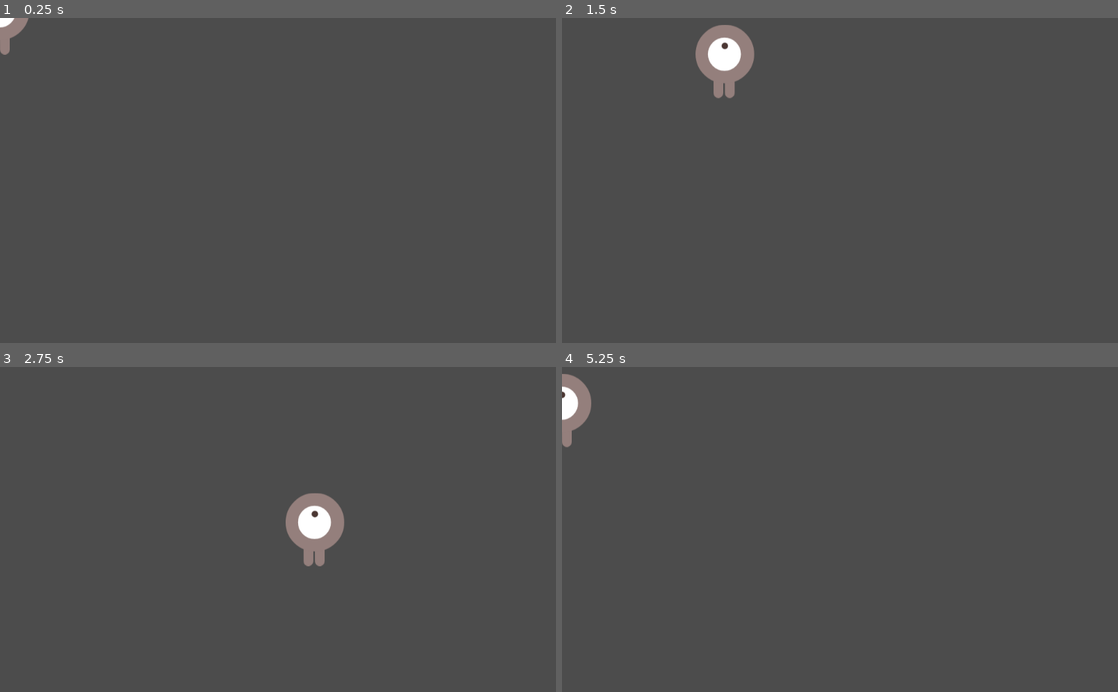
Above: before the commit, frames 1-4 (two rows, left to right).
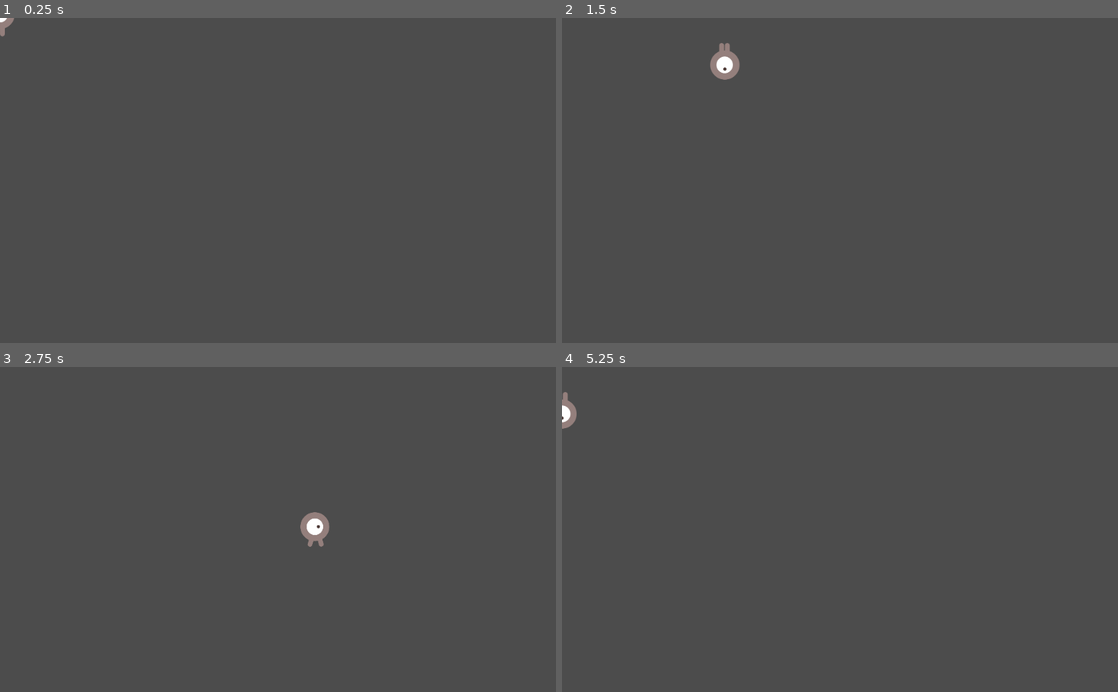
Above: after the commit, the same moments.

Repository: MartinVnOrnesSkole/DodgeTheCreeps
Game: Godot game, scene res://Spiller.tscn
Same seed, same stepped clock (60 frames per second), same inputs: the game is played once before the commit and once after it. The project has no main scene, so this scene is started directly.
Inputs:
- Up to frame 1 (0.25 s): no input
- Up to frame 2 (1.5 s): tap Enter at 0.5 s; hold Right (ui_right) 0.53-1.28 s; hold Down (ui_down) from 1.28 s (still down)
- Up to frame 3 (2.75 s): release Down (ui_down) at 2.03 s; hold Right (ui_right) from 2.03 s (still down)
- Up to frame 4 (5.25 s): release Right (ui_right) at 2.78 s; hold Up (ui_up) 2.78-3.53 s; hold Left (ui_left) 3.53-5.03 s; hold Down (ui_down) from 5.03 s (still down)

The runs differ from the first frame. In frame 1, 0.3% of the frame differs, in the area x 0-6%, y 0-12%; in frame 2, 1.5%; in frame 3, 1.5%, in the area x 51-62%, y 38-62%; in frame 4, 0.7%.

Commit message:
bevegelse med animasjon

Diff:
--- a/Spiller.gd
+++ b/Spiller.gd
@@ -18,6 +18,23 @@
 		bevegelse.y -= 1
 	if bevegelse.length() > 0:
 		bevegelse = bevegelse.normalized() * maks_hastighet
+		$AnimatedSprite.play()
+	else:
+		$AnimatedSprite.stop()
+
+	if (bevegelse.x != 0):
+		$AnimatedSprite.animation = "hoyre"
+		$AnimatedSprite.flip_v = false
+		if (bevegelse.x > 0):
+			$AnimatedSprite.flip_h = false
+		else:
+			$AnimatedSprite.flip_h = true
+	elif (bevegelse.y != 0):
+		$AnimatedSprite.animation = "opp"
+		if (bevegelse.y > 0):
+			$AnimatedSprite.flip_v = true
+		else:
+			$AnimatedSprite.flip_v = false
 
 	position += bevegelse * delta
 	position.x = clamp(position.x, 0, skjerm_storrelse.x)
--- a/Spiller.tscn
+++ b/Spiller.tscn
@@ -1,19 +1,27 @@
-[gd_scene load_steps=5 format=2]
+[gd_scene load_steps=8 format=2]
 
 [ext_resource path="res://assets/art/playerGrey_up1.png" type="Texture" id=1]
 [ext_resource path="res://Spiller.gd" type="Script" id=2]
+[ext_resource path="res://assets/art/playerGrey_walk1.png" type="Texture" id=3]
+[ext_resource path="res://assets/art/playerGrey_walk2.png" type="Texture" id=4]
+[ext_resource path="res://assets/art/playerGrey_up2.png" type="Texture" id=5]
 
 [sub_resource type="SpriteFrames" id=1]
 animations = [ {
-"frames": [ ExtResource( 1 ) ],
+"frames": [ ExtResource( 3 ), ExtResource( 4 ) ],
 "loop": true,
-"name": "default",
+"name": "hoyre",
+"speed": 5.0
+}, {
+"frames": [ ExtResource( 1 ), ExtResource( 5 ) ],
+"loop": true,
+"name": "opp",
 "speed": 5.0
 } ]
 
 [sub_resource type="CapsuleShape2D" id=2]
-radius = 57.0
-height = 24.0
+radius = 28.0
+height = 10.0
 
 [node name="Spiller" type="Area2D"]
 script = ExtResource( 2 )
@@ -22,7 +30,9 @@
 }
 
 [node name="AnimatedSprite" type="AnimatedSprite" parent="."]
+scale = Vector2( 0.5, 0.5 )
 frames = SubResource( 1 )
+animation = "hoyre"
 
 [node name="CollisionShape2D" type="CollisionShape2D" parent="."]
 shape = SubResource( 2 )
